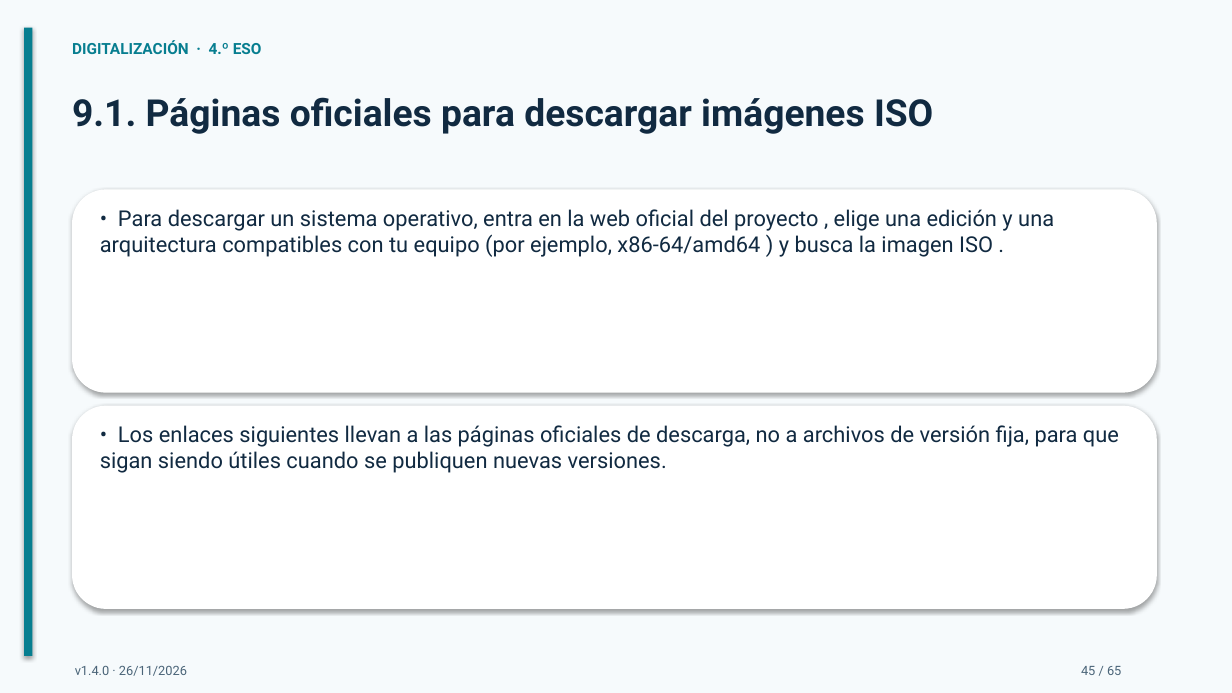
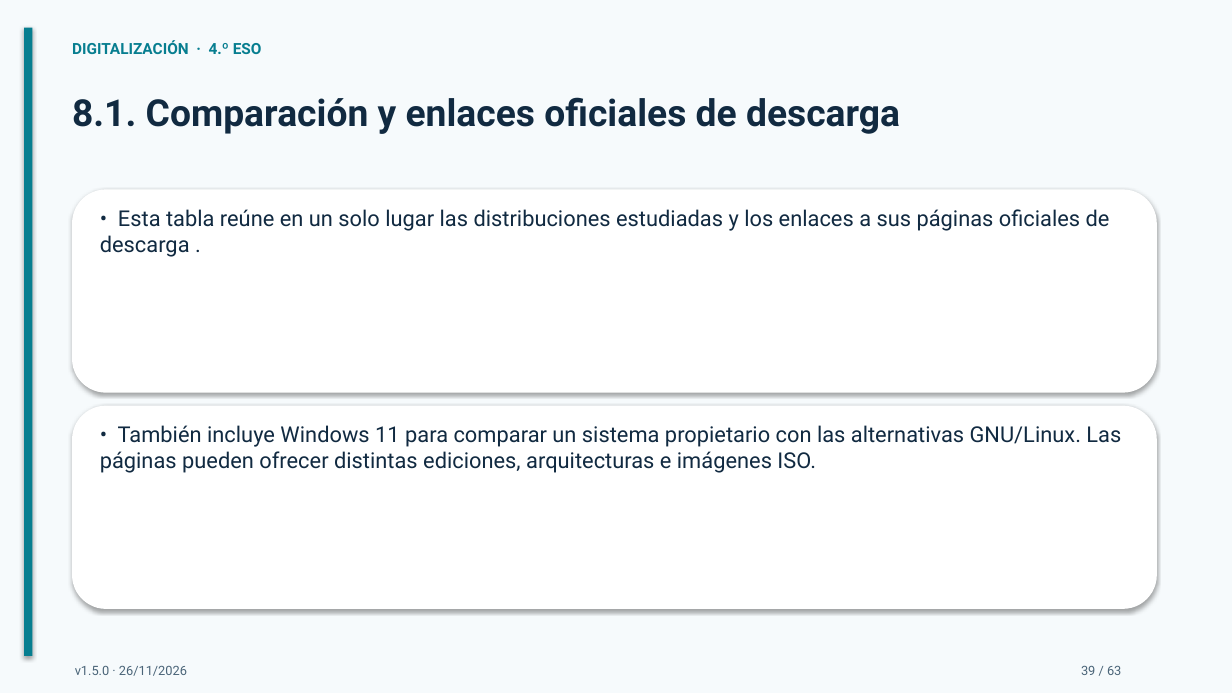
Before and after one commit to bitschips/digitaliza4, a slide deck: slide 39 of temas/tema-02-sistemas-operativos/presentaciones/tema-02-sistemas-operativos.pptx (slide 45 before the commit). Drawn at 1232x693 pixels with LibreOffice and Linux fonts; fonts in the diff are those of the drawing. Boxes give left, top, right and bottom in pixels: in the first picture for what was removed or moved away, otherwise in the second. Text is boxed around its words. In the diff, an @@ line names an element or a change of style, - is before the commit and + after.

```diff
--- a/temas/tema-02-sistemas-operativos/presentaciones/tema-02-sistemas-operativos.pptx
+++ b/temas/tema-02-sistemas-operativos/presentaciones/tema-02-sistemas-operativos.pptx
@@ text at (x1=72, y1=97, x2=900, y2=134): text changed @@
-9.1. Páginas oficiales para descargar imágenes ISO
+8.1. Comparación y enlaces oficiales de descarga
@@ text at (x1=100, y1=209, x2=1110, y2=257): text changed @@
-• Para descargar un sistema operativo, entra en la web oficial del proyecto , elige una edición y una arquitectura compatibles con tu equipo (por ejemplo, x86-64/amd64 ) y busca la imagen ISO .
+• Esta tabla reúne en un solo lugar las distribuciones estudiadas y los enlaces a sus páginas oficiales de descarga .
@@ text at (x1=100, y1=425, x2=1121, y2=473): text changed @@
-• Los enlaces siguientes llevan a las páginas oficiales de descarga, no a archivos de versión fija, para que sigan siendo útiles cuando se publiquen nuevas versiones.
+• También incluye Windows 11 para comparar un sistema propietario con las alternativas GNU/Linux. Las páginas pueden ofrecer distintas ediciones, arquitecturas e imágenes ISO.
@@ text at (x1=75, y1=666, x2=187, y2=676): text changed @@
-v1.4.0 · 26/11/2026
+v1.5.0 · 26/11/2026
@@ text at (x1=1081, y1=666, x2=1121, y2=675): text changed @@
-45 / 65
+39 / 63
```
Also in this commit, not shown: 62 other slides changed, 2 slides removed, 2 other files.
